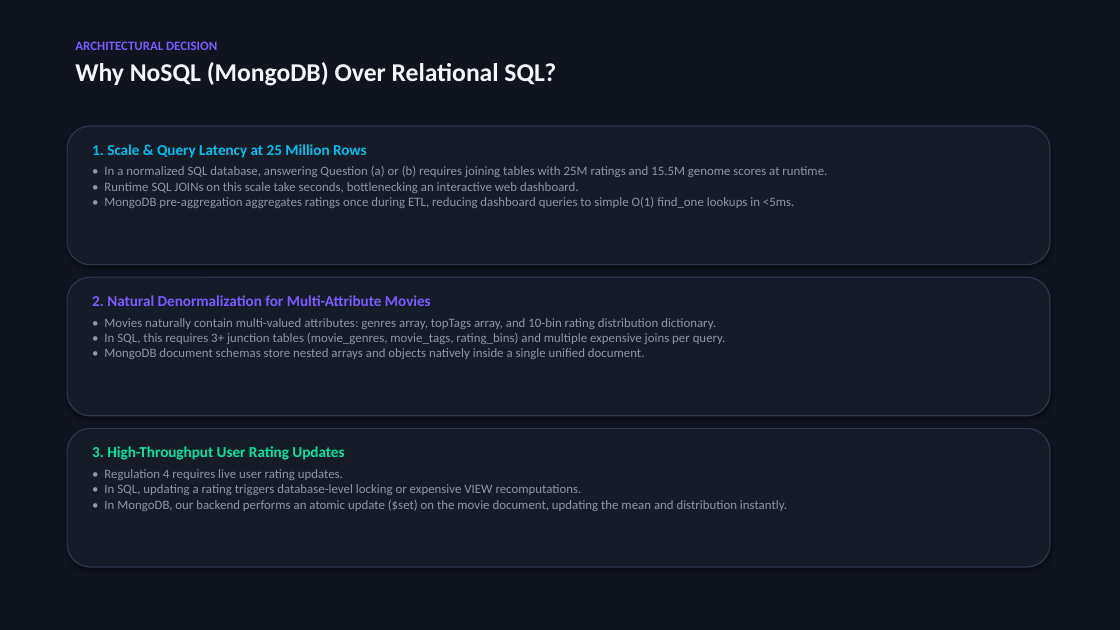
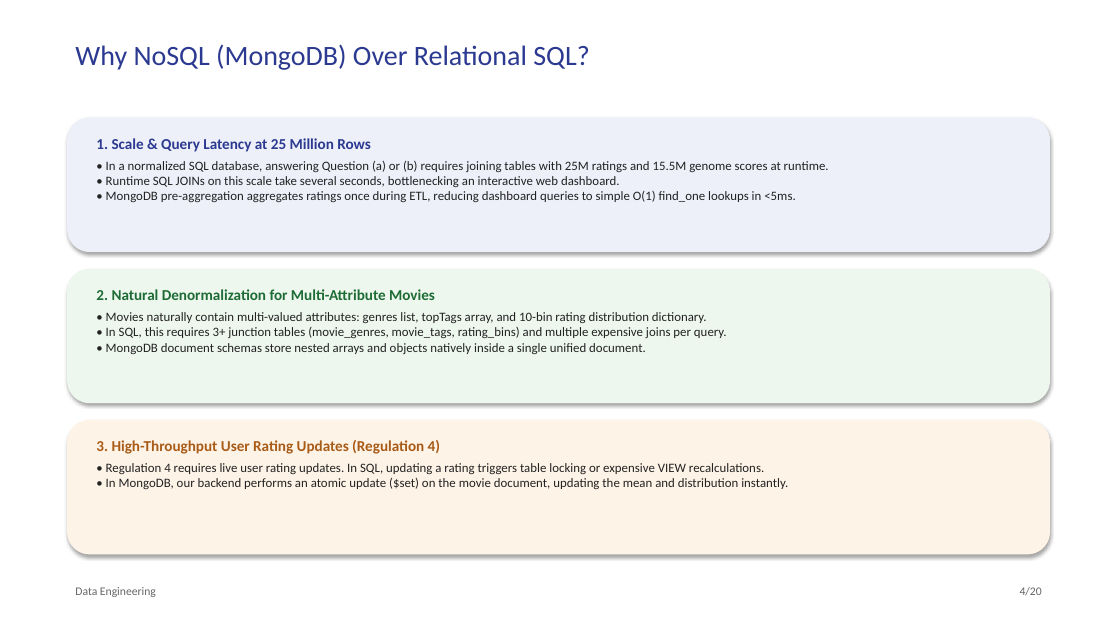
Before and after one commit to prithamnandavaram/movielens-data-engineering, a slide deck: slide 4 of presentation/MovieLens_Analytics_Presentation.pptx (slide 5 before the commit). Drawn at 1120x630 pixels with LibreOffice and Linux fonts; fonts in the diff are those of the drawing. Boxes give left, top, right and bottom in pixels: in the first picture for what was removed or moved away, otherwise in the second. Text is boxed around its words. In the diff, an @@ line names an element or a change of style, - is before the commit and + after.

Commit message:
style: restyle presentation deck to match uploaded academic Beamer aesthetic

```diff
--- a/presentation/MovieLens_Analytics_Presentation.pptx
+++ b/presentation/MovieLens_Analytics_Presentation.pptx
@@ background #0F141F to #FFFFFF @@
@@ text "Why NoSQL (MongoDB) Over Relational ..." at (75, 44, 589, 70): size 22 to 24 pt, text colour #F5F7FA to #2B3990, bold off @@
@@ text at (75, 41, 217, 50): paragraph removed @@
-ARCHITECTURAL DECISION
@@ rounded rectangle: place and size @@
-rounded rectangle at (67, 126, 1050, 265)
+rounded rectangle at (67, 118, 1050, 252)
@@ rounded rectangle at (67, 118, 1050, 252): fill #161B28 to #EDF0F9; outline #2D374E 1 pt to none @@
@@ text at (96, 138, 371, 152): text colour #00C0F0 to #2B3990 in "1. Scale & Query Latency at 25 ..." @@
@@ text at (106, 161, 829, 202): text changed; text colour #8C96AA to #222222 @@
-• In a normalized SQL database, answering Question (a) or (b) requires joining tables with 25M ratings and 15.5M genome scores at runtime.
-• Runtime SQL JOINs on this scale take seconds, bottlenecking an interactive web dashboard.
-• MongoDB pre-aggregation aggregates ratings once during ETL, reducing dashboard queries to simple O(1) find_one lookups in <5ms.
+• In a normalized SQL database, answering Question (a) or (b) requires joining tables with 25M ratings and 15.5M genome scores at runtime.
+• Runtime SQL JOINs on this scale take several seconds, bottlenecking an interactive web dashboard.
+• MongoDB pre-aggregation aggregates ratings once during ETL, reducing dashboard queries to simple O(1) find_one lookups in <5ms.
@@ rounded rectangle: place and size @@
-rounded rectangle at (67, 277, 1050, 416)
+rounded rectangle at (67, 269, 1050, 403)
@@ rounded rectangle at (67, 269, 1050, 403): fill #161B28 to #EDF7EE; outline #2D374E 1 pt to none @@
@@ text at (96, 289, 435, 300): text colour #7C5CFF to #1E6B35 in "2. Natural Denormalization for Multi-Attribute Movies" @@
@@ text at (106, 312, 727, 354): text changed; text colour #8C96AA to #222222 @@
-• Movies naturally contain multi-valued attributes: genres array, topTags array, and 10-bin rating distribution dictionary.
-• In SQL, this requires 3+ junction tables (movie_genres, movie_tags, rating_bins) and multiple expensive joins per query.
-• MongoDB document schemas store nested arrays and objects natively inside a single unified document.
+• Movies naturally contain multi-valued attributes: genres list, topTags array, and 10-bin rating distribution dictionary.
+• In SQL, this requires 3+ junction tables (movie_genres, movie_tags, rating_bins) and multiple expensive joins per query.
+• MongoDB document schemas store nested arrays and objects natively inside a single unified document.
@@ rounded rectangle: place and size @@
-rounded rectangle at (67, 429, 1050, 567)
+rounded rectangle at (67, 420, 1050, 555)
@@ rounded rectangle at (67, 420, 1050, 555): fill #161B28 to #FEF3E7; outline #2D374E 1 pt to none @@
@@ text at (96, 440, 788, 489): text changed; text colour #8C96AA to #222222 @@
-3. High-Throughput User Rating Updates
-• Regulation 4 requires live user rating updates.
-• In SQL, updating a rating triggers database-level locking or expensive VIEW recomputations.
-• In MongoDB, our backend performs an atomic update ($set) on the movie document, updating the mean and distribution instantly.
+3. High-Throughput User Rating Updates (Regulation 4)
+• Regulation 4 requires live user rating updates. In SQL, updating a rating triggers table locking or expensive VIEW recalculations.
+• In MongoDB, our backend performs an atomic update ($set) on the movie document, updating the mean and distribution instantly.
@@ text added at (75, 587, 156, 597), 10 pt, text #666666 @@
+Data Engineering
@@ text added at (1020, 587, 1042, 596), 10 pt, text #666666 @@
+4/20
```
Also in this commit, not shown: 8 other slides changed, 11 slides added, 11 slides removed, 2 other files.
